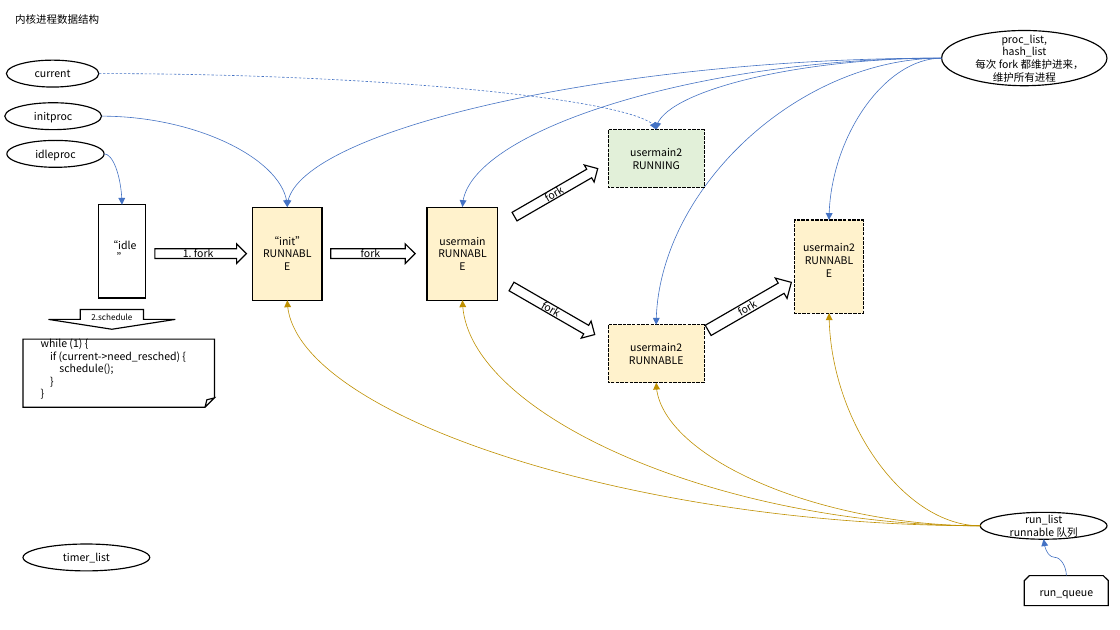
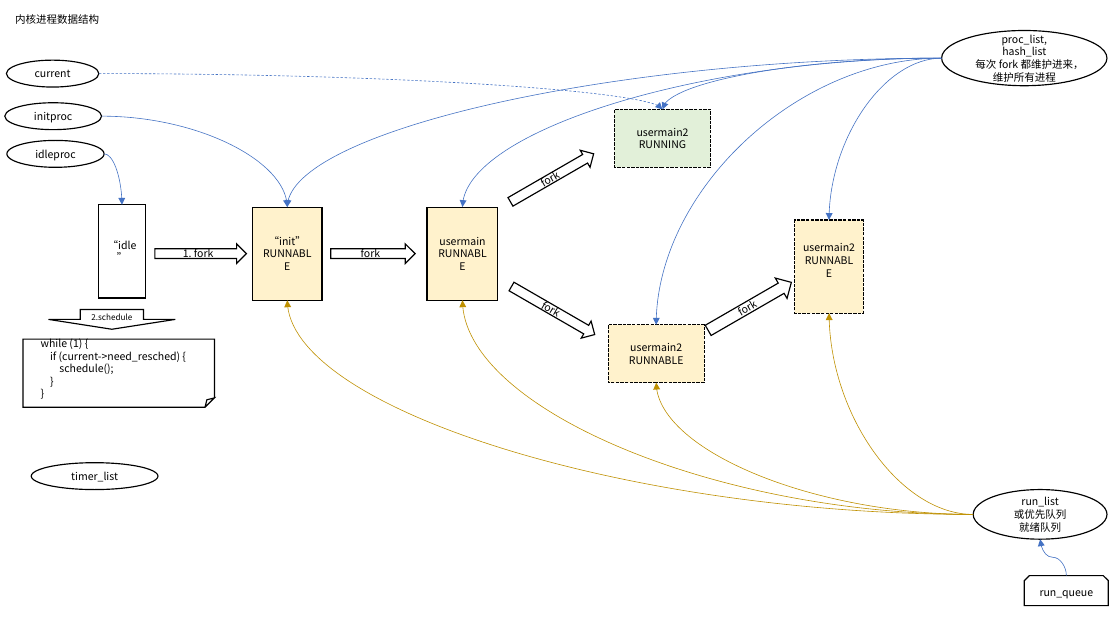
Before and after one commit to libinyl/lcore, a slide deck: slide 3 of 进程.pptx. Drawn at 1120x630 pixels with LibreOffice and Linux fonts; fonts in the diff are those of the drawing. Boxes give left, top, right and bottom in pixels: in the first picture for what was removed or moved away, otherwise in the second. Text is boxed around its words. In the diff, an @@ line names an element or a change of style, - is before the commit and + after.

```diff
--- a/进程.pptx
+++ b/进程.pptx
@@ curved arrow moved from (942, 58) - (656, 129) to (942, 58) - (663, 109) @@
@@ curved arrow moved from (99, 74) - (656, 129) to (99, 74) - (663, 109) @@
@@ rectangle "usermain2": place and size @@
-rectangle "usermain2" at [608, 129, 704, 187]
+rectangle "usermain2" at [615, 109, 711, 167]
@@ right arrow "fork": place and size @@
-right arrow "fork" at [510, 161, 603, 225]
+right arrow "fork" at [506, 145, 598, 210]
@@ curved arrow moved from (981, 526) - (287, 300) to (974, 514) - (287, 300) @@
@@ curved arrow moved from (981, 526) - (463, 300) to (974, 514) - (463, 300) @@
@@ curved arrow moved from (981, 526) - (829, 313) to (974, 514) - (829, 313) @@
@@ curved arrow moved from (981, 526) - (656, 383) to (974, 514) - (656, 383) @@
@@ ellipse "timer_list": place and size @@
-ellipse "timer_list" at [23, 544, 150, 571]
+ellipse "timer_list" at [31, 463, 158, 490]
@@ ellipse "run_list": place and size @@
-ellipse "run_list" at [981, 513, 1107, 539]
+ellipse "run_list" at [974, 490, 1107, 539]
@@ text in ellipse at [1014, 509, 1067, 532]: text changed @@
-runnable 队列
+或优先队列
+就绪队列
@@ curved arrow moved from (1066, 576) - (1044, 539) to (1066, 576) - (1040, 539) @@
```
Also in this commit, not shown: 1 other slide changed, 11 other files.
